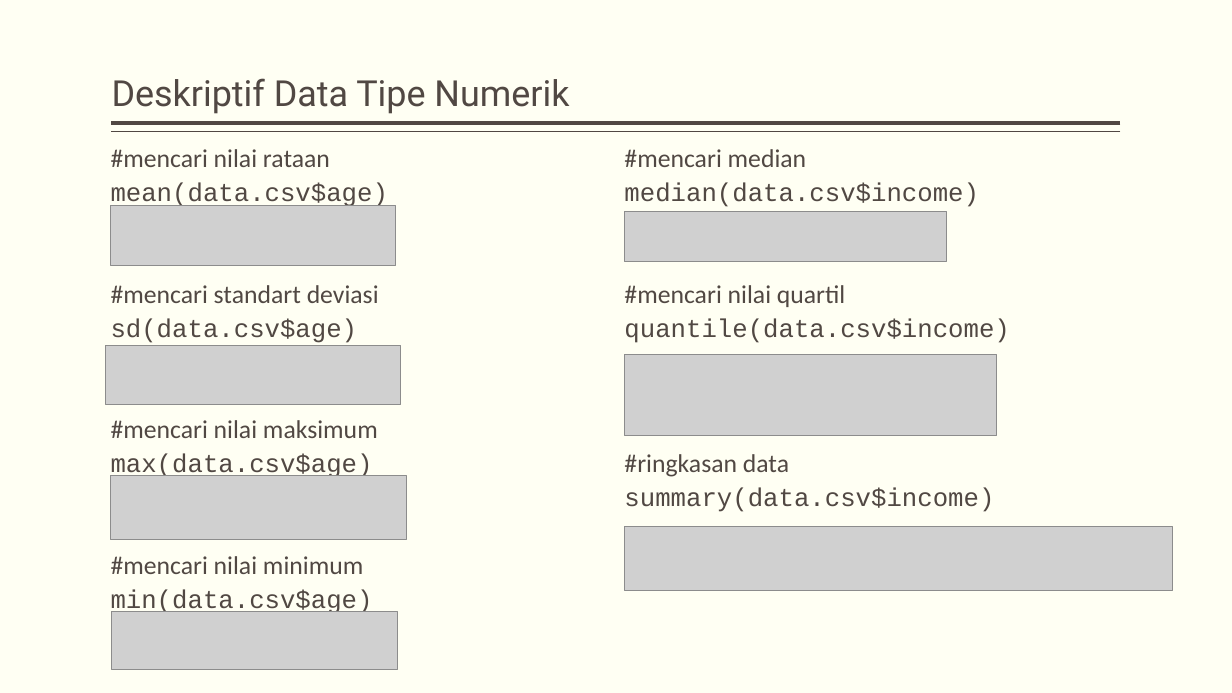
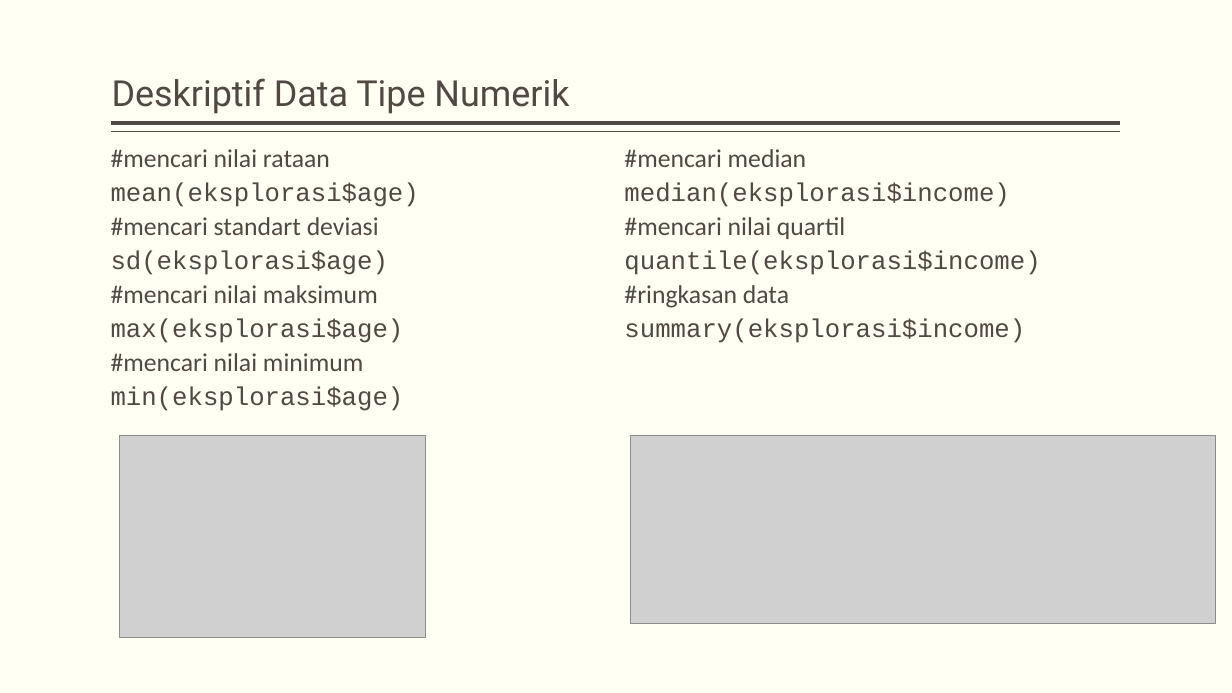
Before and after one commit to dewikiswani/ganesha--R, a slide deck: slide 80 of 201907 -- Pelatihan R ganesha - day1.pptx (slide 79 before the commit). Drawn at 1232x693 pixels with LibreOffice and Linux fonts; fonts in the diff are those of the drawing; grey boxes stand for pictures. Boxes give left, top, right and bottom in pixels: in the first picture for what was removed or moved away, otherwise in the second. Text is boxed around its words. In the diff, an @@ line names an element or a change of style, - is before the commit and + after.

```diff
--- a/201907 -- Pelatihan R ganesha - day1.pptx
+++ b/201907 -- Pelatihan R ganesha - day1.pptx
@@ text at <box>111,182,419,207</box>: text changed @@
-mean(data.csv$age)
+mean(eksplorasi$age)
@@ picture removed at <box>111,205,396,265</box> @@
@@ text at <box>624,182,1009,207</box>: text changed @@
-median(data.csv$income)
+median(eksplorasi$income)
@@ picture removed at <box>625,212,947,262</box> @@
@@ text at <box>111,250,388,275</box>: text changed @@
-sd(data.csv$age)
+sd(eksplorasi$age)
@@ text at <box>624,250,1040,275</box>: text changed @@
-quantile(data.csv$income)
+quantile(eksplorasi$income)
@@ text at <box>111,318,404,343</box>: text changed @@
-max(data.csv$age)
+max(eksplorasi$age)
@@ text at <box>624,318,1025,343</box>: text changed @@
-summary(data.csv$income)
+summary(eksplorasi$income)
@@ picture removed at <box>106,346,401,405</box> @@
@@ picture removed at <box>625,355,997,436</box> @@
@@ text at <box>111,386,404,411</box>: text changed @@
-min(data.csv$age)
+min(eksplorasi$age)
@@ picture added at <box>120,436,426,639</box> @@
@@ picture added at <box>631,436,1216,624</box> @@
@@ picture removed at <box>111,476,407,539</box> @@
@@ picture removed at <box>625,527,1173,591</box> @@
@@ picture removed at <box>112,612,398,669</box> @@
```
Also in this commit, not shown: 52 other slides changed, 3 slides added.
